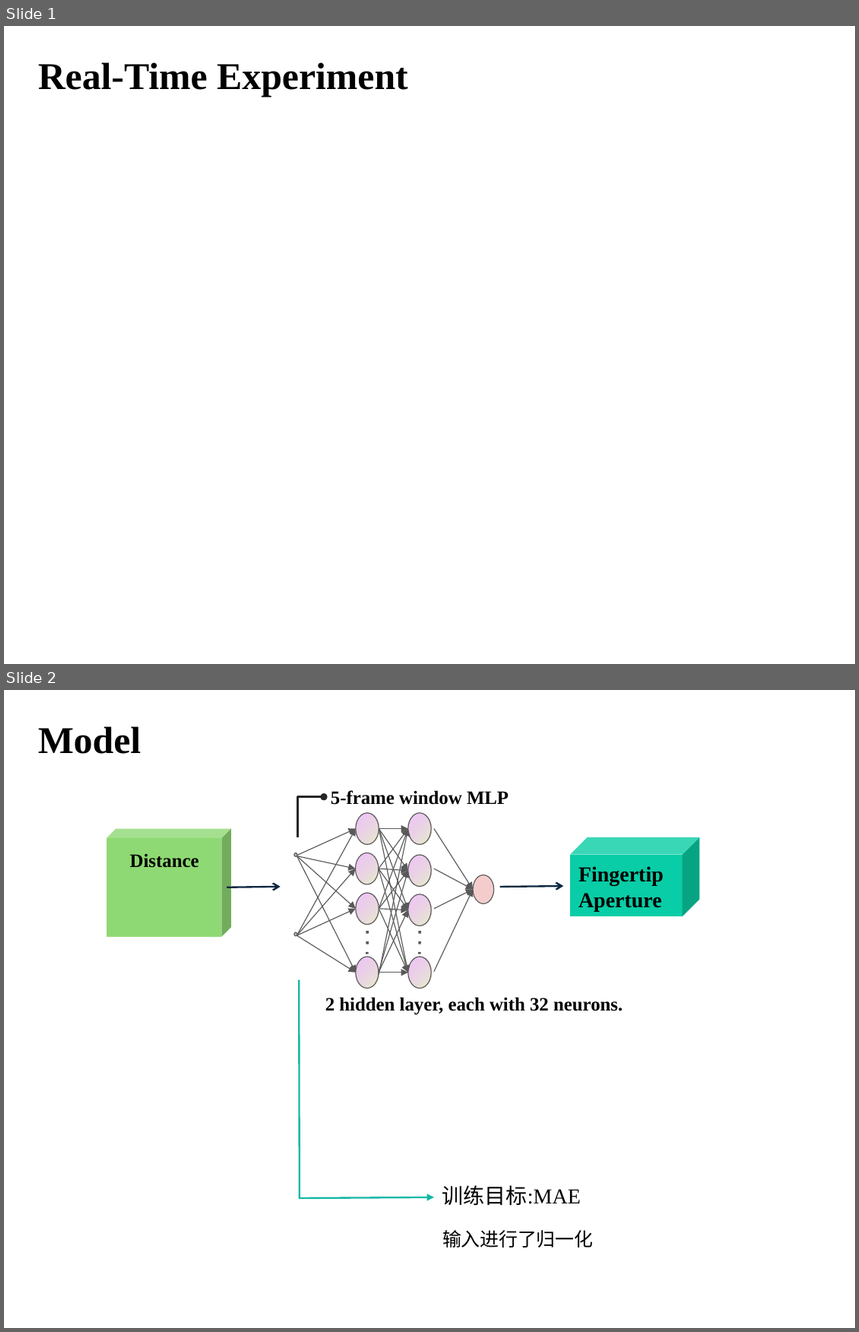
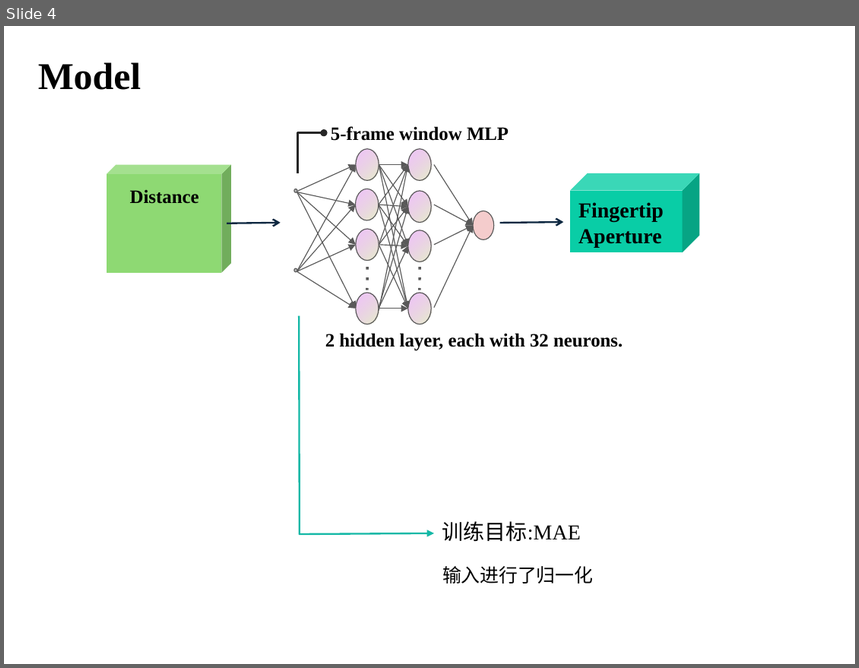
Before and after one commit to DiXiQing/Multimodal_Imitation_Learning, a slide deck: Report/Report_1019.pptx. Shown one above the other, each under a label of ours: slides 1 and 2 before the commit, slide 4 after it. The pictures are 859x1332 and 859x668 pixels, drawn with LibreOffice and Linux fonts; fonts in the diff are those of the drawing. Boxes give left, top, right and bottom in pixels: in the first picture for what was removed or moved away, otherwise in the second. Text is boxed around its words. In the diff, an @@ line names an element or a change of style, - is before the commit and + after.

```diff
--- a/Report/Report_1019.pptx
+++ b/Report/Report_1019.pptx
@@ slide 1 removed at box(4, 26, 855, 664), background #FFFFFF @@
@@ text removed at box(38, 62, 408, 97) @@
-Real-Time Experiment
@@ what was slide 2 is now slide 4 @@
```
Also in this commit, not shown: 3 slides added.
